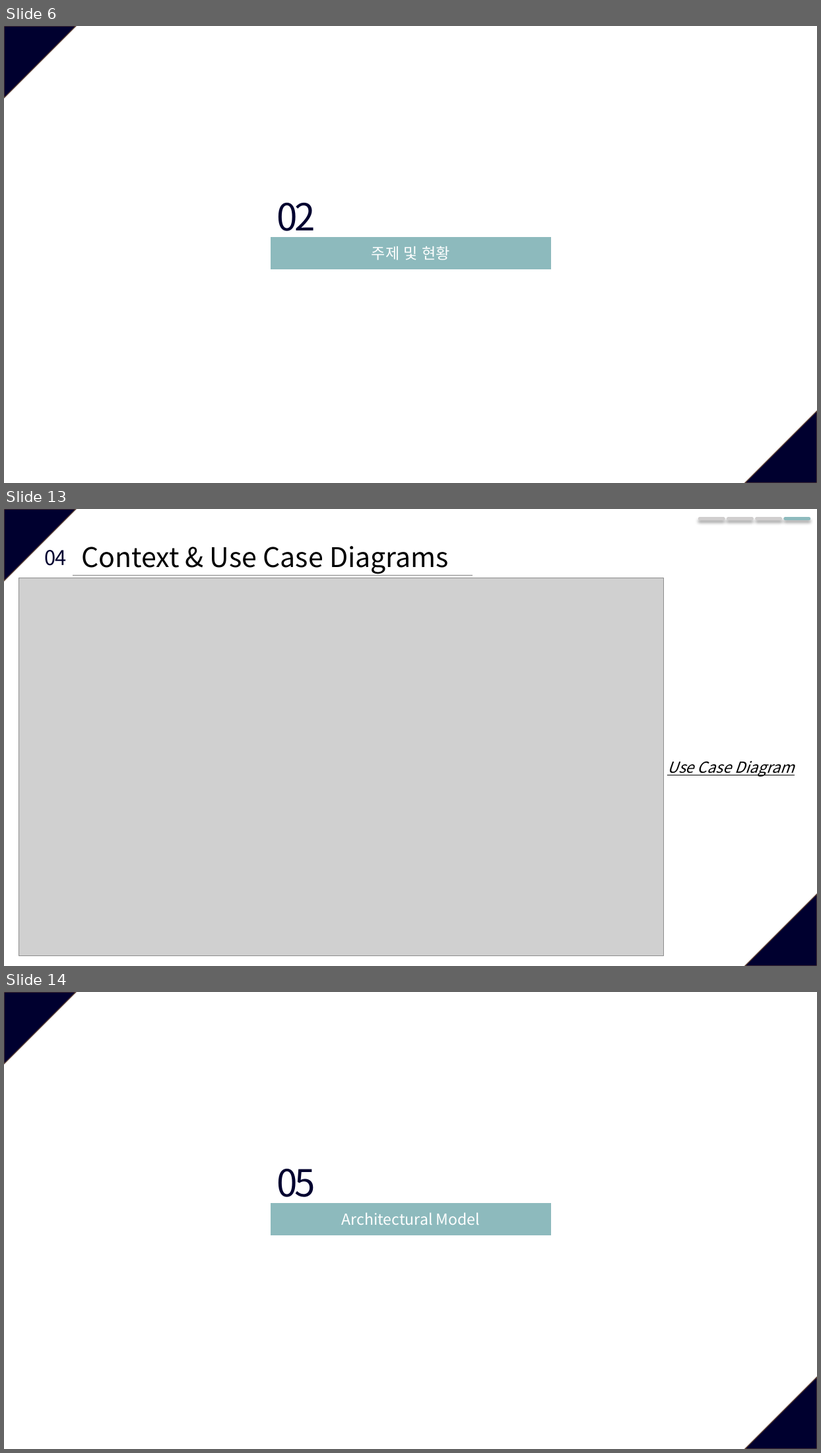
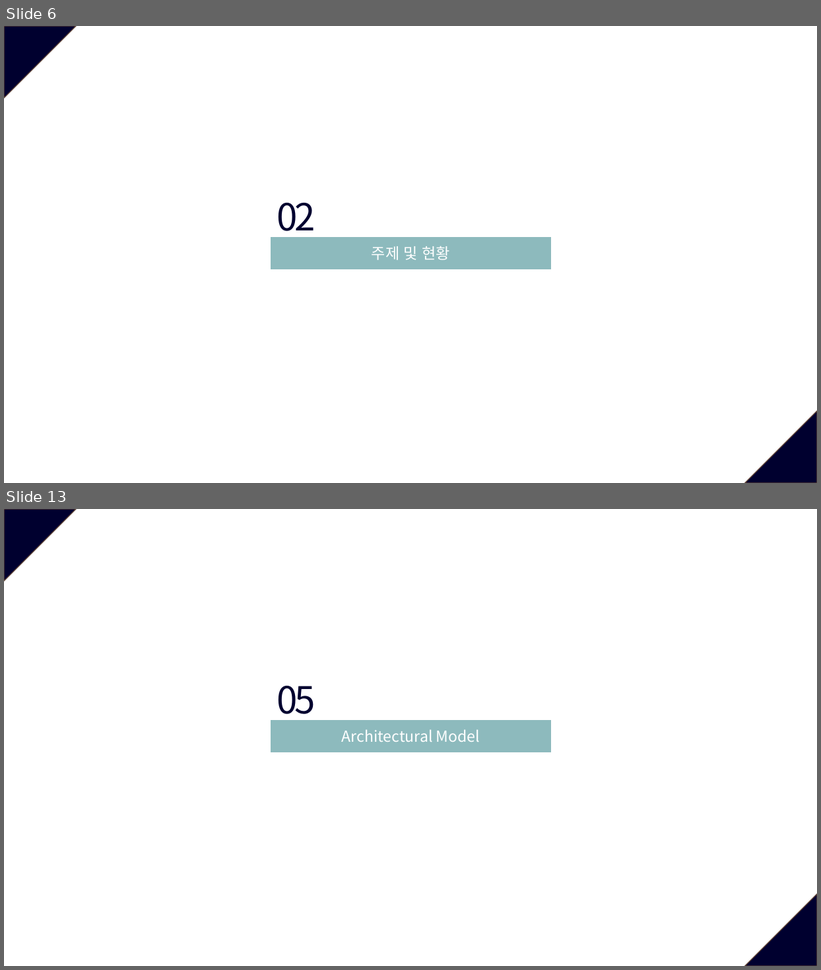
Before and after one commit to JeongJuhyeon/KNUBus, a slide deck: designdocs/Project Plan Presentation.pptx. Shown one above the other, each under a label of ours: slides 6, 13 and 14 before the commit, slides 6 and 13 after it; the slides between them are not shown. The pictures are 821x1453 and 821x970 pixels, drawn with LibreOffice and Linux fonts; fonts in the diff are those of the drawing; grey boxes stand for pictures. Boxes give left, top, right and bottom in pixels: in the first picture for what was removed or moved away, otherwise in the second. Text is boxed around its words. In the diff, an @@ line names an element or a change of style, - is before the commit and + after.

```diff
--- a/designdocs/Project Plan Presentation.pptx
+++ b/designdocs/Project Plan Presentation.pptx
@@ slide 13 removed at [4,509,817,966], background #FFFFFF; not listed: 2 template elements that a slide beside it also shows @@
@@ line removed from (700, 519) to (724, 519) @@
@@ line removed from (728, 519) to (752, 519) @@
@@ line removed from (757, 519) to (781, 519) @@
@@ line removed from (785, 519) to (809, 519) @@
@@ text removed at [81,546,449,574] @@
-Context & Use Case Diagrams
@@ text removed at [45,550,66,566] @@
-04.
@@ picture removed at [19,578,663,956] @@
@@ line removed from (73, 575) to (473, 575) @@
@@ text removed at [667,761,795,777] @@
-Use Case Diagram
@@ what was slide 14 is now slide 13 @@
```
Also in this commit, not shown: 14 slides changed, 1 slide added, 1 other slide removed.
